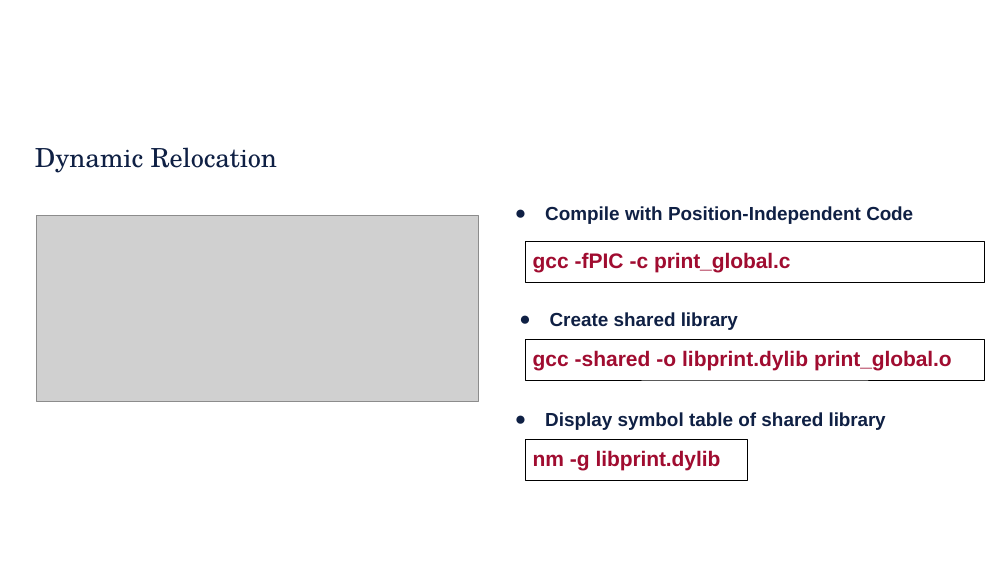
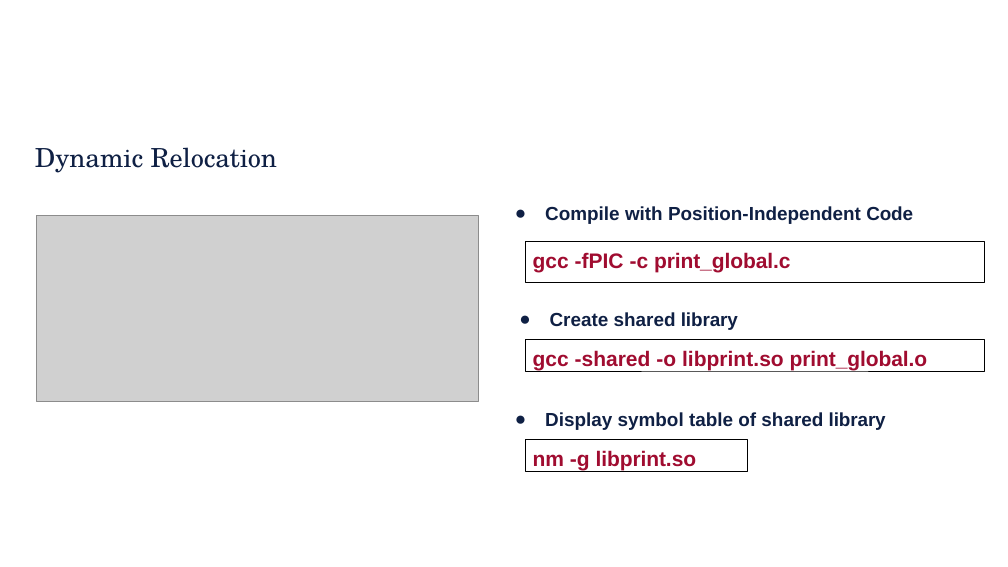
Before and after one commit to rbjohns8/CSC362-Spring-2026, a slide deck: slide 26 of Lecture Slides/11 - Static Libraries and Relocation Techniques.pptx. Drawn at 1008x567 pixels with LibreOffice and Linux fonts; fonts in the diff are those of the drawing; grey boxes stand for pictures; background and template pictures are left out. Boxes give left, top, right and bottom in pixels: in the first picture for what was removed or moved away, otherwise in the second. Text is boxed around its words. In the diff, an @@ line names an element or a change of style, - is before the commit and + after.

```diff
--- a/Lecture Slides/11 - Static Libraries and Relocation Techniques.pptx
+++ b/Lecture Slides/11 - Static Libraries and Relocation Techniques.pptx
@@ rectangle "gcc -shared -o libprint.so print_global.o": place and size @@
-rectangle "gcc -shared -o libprint.so print_global.o" at (526, 340, 984, 380)
+rectangle "gcc -shared -o libprint.so print_global.o" at (526, 340, 984, 371)
@@ text in rectangle at (533, 350, 928, 371): text changed @@
-gcc -shared -o libprint.dylib print_global.o
+gcc -shared -o libprint.so print_global.o
@@ rectangle "nm -g libprint.so": place and size @@
-rectangle "nm -g libprint.so" at (526, 439, 748, 480)
+rectangle "nm -g libprint.so" at (526, 439, 748, 471)
@@ text in rectangle at (533, 450, 697, 471): text changed @@
-nm -g libprint.dylib
+nm -g libprint.so
```
Also in this commit, not shown: 10 other slides changed.
